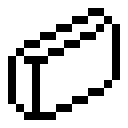
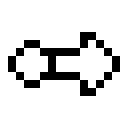
Comparing the layer stacks of the two w=128, h=128 images. Changes:
added layer "Strat nou#5" above "Strat nou#4" over (8, 32, 120, 96)
hid "Strat nou#2" over (8, 8, 120, 120)
